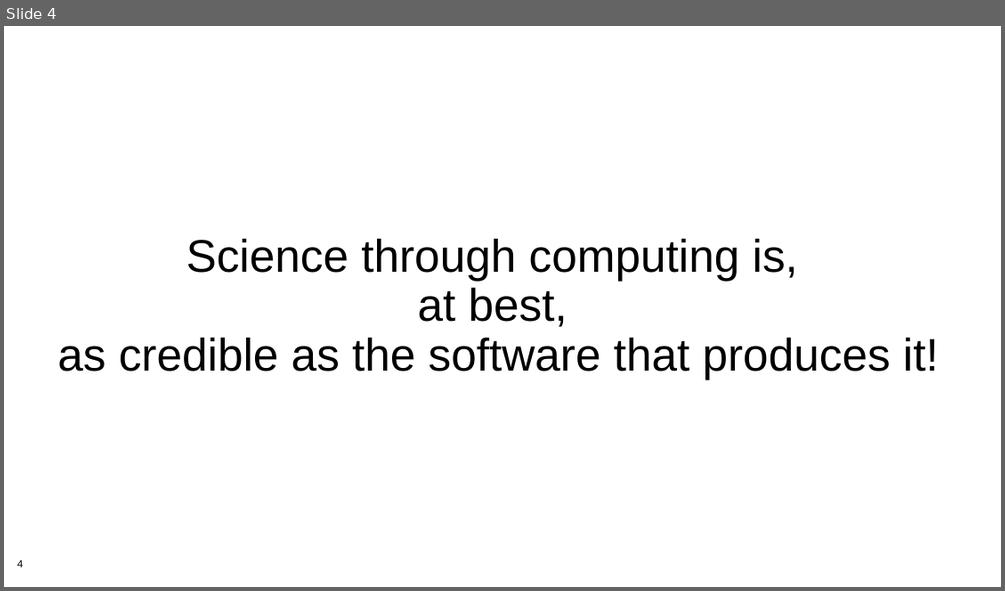
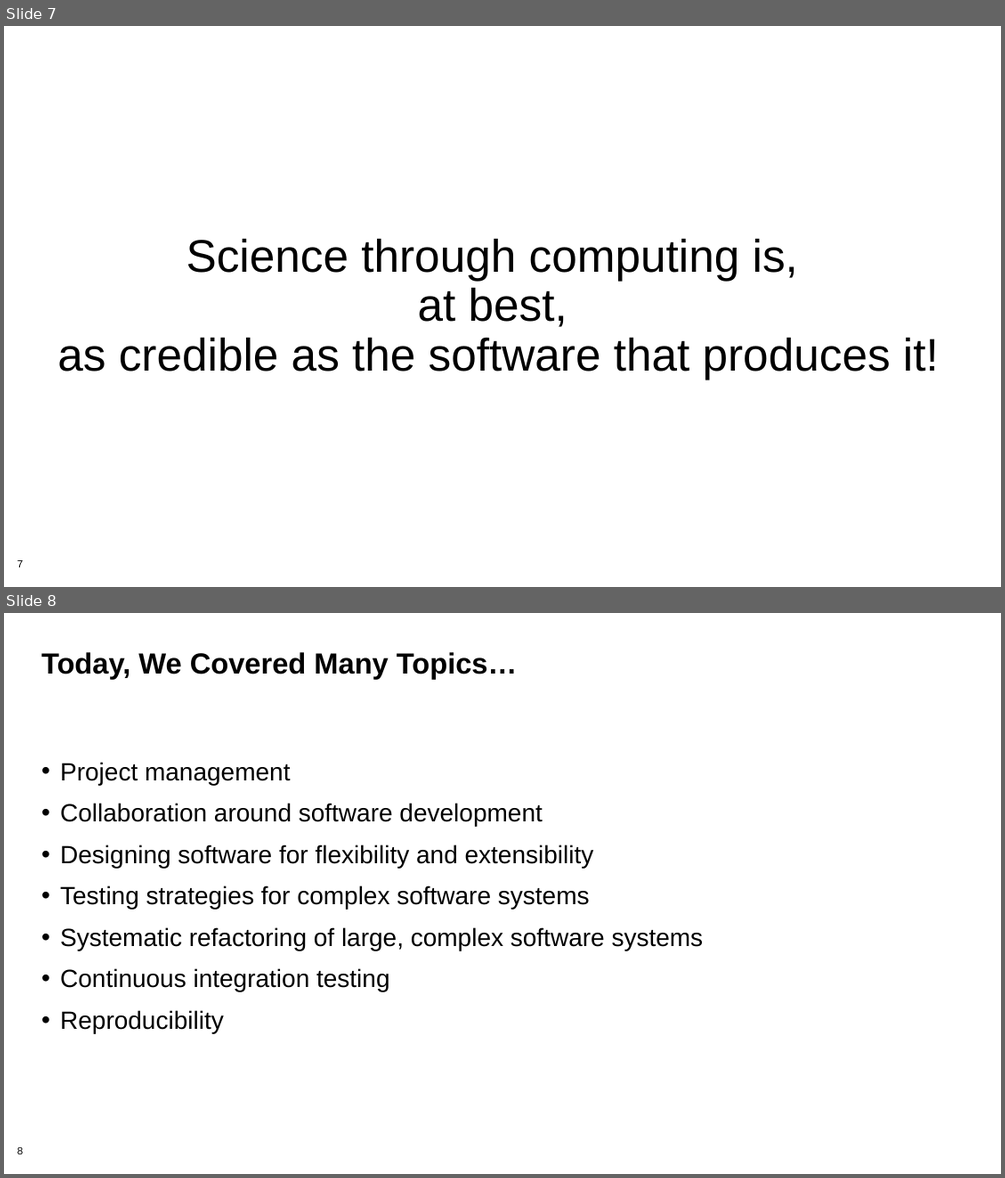
Before and after one commit to betterscientificsoftware/bssw-tutorial, a slide deck: presentations/summary.pptx. Shown one above the other, each under a label of ours: slide 4 before the commit, slides 7 and 8 after it. The pictures are 1005x591 and 1005x1178 pixels, drawn with LibreOffice and Linux fonts; fonts in the diff are those of the drawing; background and template pictures are left out. Boxes give left, top, right and bottom in pixels: in the first picture for what was removed or moved away, otherwise in the second. Text is boxed around its words. In the diff, an @@ line names an element or a change of style, - is before the commit and + after.

```diff
--- a/presentations/summary.pptx
+++ b/presentations/summary.pptx
@@ slide 8 added at [4,613,1001,1174], background #FFFFFF; not listed: 1 template element that a slide beside it also shows @@
@@ title added at [41,652,517,679], 28 pt, text #000000, bold @@
+Today, We Covered Many Topics…
@@ text added at [60,762,704,1033], 24 pt, text #000000 @@
+• Project management
+• Collaboration around software development
+• Designing software for flexibility and extensibility
+• Testing strategies for complex software systems
+• Systematic refactoring of large, complex software systems
+• Continuous integration testing
+• Reproducibility
@@ what was slide 4 is now slide 7 @@
@@ page number at [17,560,23,567]: text changed @@
-4
+7
```
Also in this commit, not shown: 3 slides changed, 5 other slides added, 1 other file.
